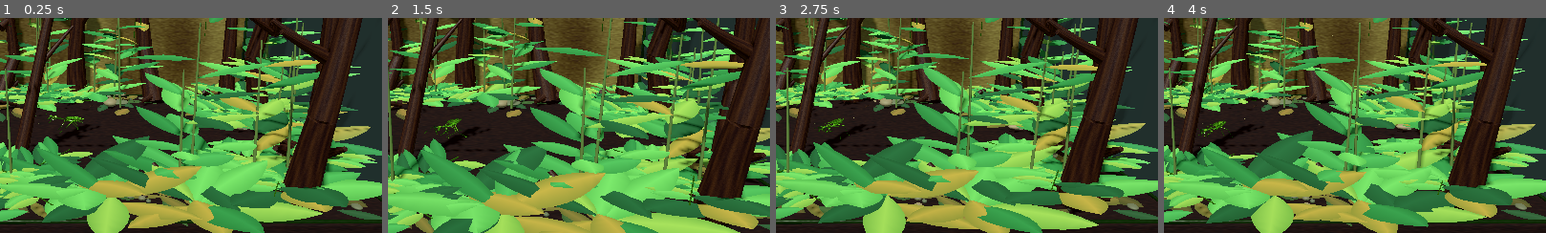
Above: before the commit, frames 1-4 (left to right).
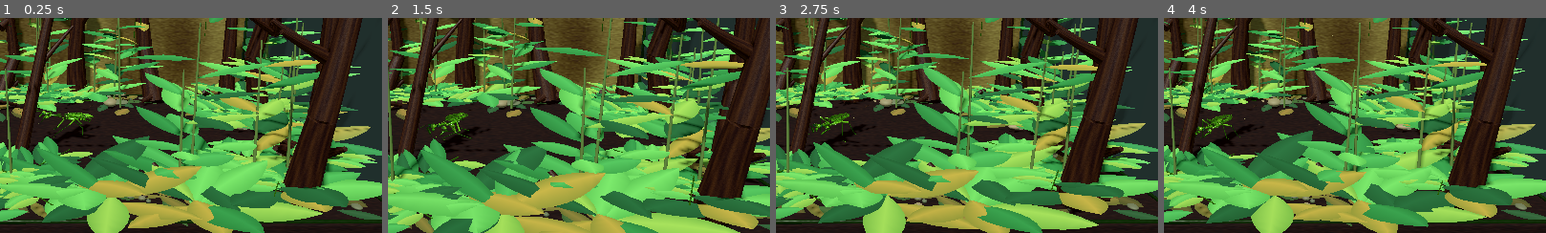
Above: after the commit, the same moments.

Repository: s5vrusg22-stack/LivingTerrarium
Game: Godot game, scene res://scenes/main.tscn
Two runs of this game, one before a commit and one after it. Both use one fixed random seed, a clock stepped at 60 frames per second and the inputs below.
Inputs:
- Up to frame 1 (0.25 s): no input
- Up to frame 2 (1.5 s): click "☰ 관리 메뉴" at 0.5 s; click "+" at 1.25 s
- Up to frame 3 (2.75 s): click "−" at 2 s
- Up to frame 4 (4 s): click "맞춤" at 2.75 s; click "☰ 관리 메뉴" at 3.5 s
The pictures show only the part of the screen within x 41-91%, y 33-83%; the shares and areas given below are measured in that part.

The runs differ from the first frame. In frame 1, 0.5% of the frame differs, in the area x 4-25%, y 42-57%; in frame 2, 0.5%; in frame 3, 0.4%; in frame 4, 0.4%.

Commit message:
Enlarge mantis and add natural walking sway

Diff:
--- a/scripts/main.gd
+++ b/scripts/main.gd
@@ -25,6 +25,7 @@
 var orbit_distance := 5.3
 const CAMERA_MIN_DISTANCE := 0.65
 const CAMERA_MAX_DISTANCE := 13.0
+const BASE_MANTIS_SCALE := 0.46
 const WALK_BOUND_X := 2.18
 const WALK_BOUND_Z := 1.42
 const PREY_BOUND_X := 2.36
@@ -56,6 +57,8 @@
 var wing_pivots: Array[Node3D] = []
 var leg_pivots: Array[Node3D] = []
 var gait_segments: Array = []
+var gait_joints: Array = []
+var leg_spurs: Array = []
 var gait_feet: Array[Vector3] = []
 var abdomen: Node3D
 var prey_velocities: Dictionary = {}
@@ -569,7 +572,7 @@
     animal = Node3D.new()
     animal.name = "Mantis_01"
     animal.position = Vector3(0, -0.38, 0)
-    animal.scale = Vector3.ONE * (0.32 * (0.80 + growth * 0.30))
+    animal.scale = Vector3.ONE * (BASE_MANTIS_SCALE * (0.80 + growth * 0.30))
     add_child(animal)
     var mint := Color(0.42, 0.60, 0.24)
     var mint_light := Color(0.63, 0.73, 0.38)
@@ -669,16 +672,26 @@
             joint.position = Vector3(side * 0.052, 0.19, leg_z)
             animal.add_child(joint)
             _segment(joint, Vector3.ZERO, Vector3(side * 0.075, -0.005, 0.025), 0.014, mint_shadow)
-            var upper := _make_gait_bone(joint, 0.011, mint_light)
-            var lower := _make_gait_bone(joint, 0.008, mint_shadow)
+            var upper := _make_gait_bone(joint, 0.019, mint_light)
+            var lower := _make_gait_bone(joint, 0.011, mint_shadow)
             leg_pivots.append(joint)
             gait_segments.append([upper, lower])
+            var hip_joint := _make_gait_joint(joint, 0.019, mint_shadow)
+            var knee_joint := _make_gait_joint(joint, 0.016, mint_light)
+            var ankle_joint := _make_gait_joint(joint, 0.012, mint_shadow)
+            gait_joints.append([hip_joint, knee_joint, ankle_joint])
+            var tibial_spurs: Array[MeshInstance3D] = []
+            for spur_index in range(5):
+                var spur := _make_gait_bone(joint, 0.0038, mint_shadow)
+                spur.name = "WalkingTibiaSpur_%d_%d_%d" % [int(side), i, spur_index]
+                tibial_spurs.append(spur)
+            leg_spurs.append(tibial_spurs)
             var leg_foot := Vector3(side * 0.32, -0.47, leg_z + (0.19 if i == 0 else 0.22))
             gait_feet.append(leg_foot)
             step_targets.append(leg_foot)
             var tarsomeres: Array[MeshInstance3D] = []
             for tarsomere_index in range(5):
-                var tarsomere := _make_gait_bone(joint, 0.0045 - float(tarsomere_index) * 0.00038, mint_shadow)
+                var tarsomere := _make_gait_bone(joint, 0.0050 - float(tarsomere_index) * 0.00042, mint_shadow)
                 tarsomere.name = "Tarsomere_%d_%d_%d" % [int(side), i, tarsomere_index]
                 tarsomeres.append(tarsomere)
             foot_tarsi.append(tarsomeres)
@@ -706,33 +719,33 @@
         foreleg.add_child(elbow)
         # A broad, flattened femoral blade makes the mantis's capture arm
         # unmistakable; alternating inner spines oppose the tibial teeth.
-        _ellipsoid_limb(foreleg, coxa_end, femur_end, 0.055, mint_light)
-        _ellipsoid_limb(foreleg, coxa_end.lerp(femur_end, 0.08), coxa_end.lerp(femur_end, 0.92), 0.026, mint)
-        _ellipsoid_limb(foreleg, coxa_end.lerp(femur_end, 0.10) + Vector3(0.0, 0.030, 0.0), coxa_end.lerp(femur_end, 0.90) + Vector3(0.0, 0.030, 0.0), 0.010, mint_light)
+        _ellipsoid_limb(foreleg, coxa_end, femur_end, 0.067, mint_light)
+        _ellipsoid_limb(foreleg, coxa_end.lerp(femur_end, 0.08), coxa_end.lerp(femur_end, 0.92), 0.031, mint)
+        _ellipsoid_limb(foreleg, coxa_end.lerp(femur_end, 0.10) + Vector3(0.0, 0.034, 0.0), coxa_end.lerp(femur_end, 0.90) + Vector3(0.0, 0.034, 0.0), 0.012, mint_light)
         _part(foreleg, femur_end, Vector3(0.023, 0.023, 0.025), mint_shadow)
         for spine_index in range(11):
             var t: float = 0.08 + float(spine_index) * 0.083
             var base: Vector3 = coxa_end.lerp(femur_end, t)
-            var spine_tip: Vector3 = base + Vector3(-side * (0.043 if spine_index % 2 == 0 else 0.052), 0.003, -0.016)
-            _segment(foreleg, base, spine_tip, 0.0065 if spine_index % 2 == 0 else 0.0055, mint_shadow)
+            var spine_tip: Vector3 = base + Vector3(-side * (0.052 if spine_index % 2 == 0 else 0.061), 0.003, -0.018)
+            _segment(foreleg, base, spine_tip, 0.0075 if spine_index % 2 == 0 else 0.0065, mint_shadow)
         # Two longer discoidal spines make the prey-facing femur edge distinct
         # from the shorter comb of marginal teeth.
         for spine_index in range(2):
             var t: float = 0.43 + float(spine_index) * 0.19
             var base: Vector3 = coxa_end.lerp(femur_end, t)
-            var spine_tip: Vector3 = base + Vector3(-side * 0.069, 0.004, -0.022)
-            _segment(foreleg, base, spine_tip, 0.009, mint_shadow)
+            var spine_tip: Vector3 = base + Vector3(-side * 0.080, 0.004, -0.024)
+            _segment(foreleg, base, spine_tip, 0.010, mint_shadow)
         var claw := Node3D.new()
         claw.name = "ForelegTibia_%d" % int(side)
         elbow.add_child(claw)
         var tibia_end := Vector3(-side * 0.15, -0.13, -0.115)
-        _ellipsoid_limb(claw, Vector3.ZERO, tibia_end, 0.024, mint)
+        _ellipsoid_limb(claw, Vector3.ZERO, tibia_end, 0.030, mint)
         _part(claw, Vector3.ZERO, Vector3(0.020, 0.020, 0.020), mint_shadow)
         for spine_index in range(11):
             var t: float = 0.08 + float(spine_index) * 0.083
             var base: Vector3 = tibia_end * t
-            var tooth_length: float = 0.041 if spine_index % 3 == 1 else 0.030
-            _segment(claw, base, base + Vector3(side * tooth_length, 0.006, -0.014), 0.0055 if spine_index % 3 else 0.0065, mint_shadow)
+            var tooth_length: float = 0.050 if spine_index % 3 == 1 else 0.036
+            _segment(claw, base, base + Vector3(side * tooth_length, 0.006, -0.014), 0.0060 if spine_index % 3 else 0.0070, mint_shadow)
         var tarsal_palm := tibia_end + Vector3(-side * 0.018, -0.006, -0.035)
         _ellipsoid_limb(claw, tibia_end, tarsal_palm, 0.009, mint_shadow)
         _ellipsoid_limb(claw, tarsal_palm, tarsal_palm + Vector3(-side * 0.028, -0.004, -0.038), 0.0055, mint_light)
@@ -744,9 +757,9 @@
 func _create_mantis_wing(parent: Node3D, side: float, hindwing: bool) -> void:
     var segments := 32
     var start_z: float = -0.015 if hindwing else -0.13
-    var end_z: float = 0.57 if hindwing else 0.64
+    var end_z: float = 0.68 if hindwing else 0.70
     var y: float = 0.245 if hindwing else 0.272
-    var max_width: float = 0.34 if hindwing else 0.15
+    var max_width: float = 0.39 if hindwing else 0.18
     var hinge := Vector3(side * 0.035, y, start_z)
     var vertices := PackedVector3Array()
     var normals := PackedVector3Array()
@@ -799,7 +812,7 @@
     wing_pivot.set_meta("hindwing", hindwing)
     if hindwing:
         # The broad membrane stays folded beneath the tegmina while resting.
-        wing_pivot.scale.x = 0.36
+        wing_pivot.scale.x = 0.45
     parent.add_child(wing_pivot)
     var wing_instance := MeshInstance3D.new()
     wing_instance.name = "WingMembrane"
@@ -1594,7 +1607,7 @@
             molt_progress = 0.0
             molt_count += 1
             growth = minf(1.0, growth + 0.13)
-            animal.scale = Vector3.ONE * (0.32 * (0.80 + growth * 0.30))
+            animal.scale = Vector3.ONE * (BASE_MANTIS_SCALE * (0.80 + growth * 0.30))
             hunger = minf(100.0, hunger + 12.0)
             energy = maxf(15.0, energy - 22.0)
     elif life_age > 150.0 * float(molt_count + 1) and molt_count < 5 and hunger < 65.0 and stress < 40.0:
@@ -1824,7 +1837,7 @@
     life_age = maxf(0.0, float(parsed.get("life_age", 0.0)))
     molt_count = clampi(int(parsed.get("molt_count", 0)), 0, 5)
     growth = clampf(float(parsed.get("growth", 0.35)), 0.35, 1.0)
-    animal.scale = Vector3.ONE * (0.32 * (0.80 + growth * 0.30))
+    animal.scale = Vector3.ONE * (BASE_MANTIS_SCALE * (0.80 + growth * 0.30))
     hunger = clampf(float(parsed.get("hunger", 32.0)), 0.0, 100.0)
     energy = clampf(float(parsed.get("energy", 86.0)), 0.0, 100.0)
     stress = clampf(float(parsed.get("stress", 12.0)), 0.0, 100.0)
@@ -1894,6 +1907,17 @@
     bone.material_override = _cuticle_material(tint)
     parent.add_child(bone)
     return bone
+
+func _make_gait_joint(parent: Node3D, radius: float, tint: Color) -> MeshInstance3D:
+    var joint := MeshInstance3D.new()
+    var mesh := SphereMesh.new()
+    mesh.radial_segments = 12
+    mesh.rings = 8
+    joint.mesh = mesh
+    joint.scale = Vector3.ONE * radius
+    joint.material_override = _cuticle_material(tint)
+    parent.add_child(joint)
+    return joint
 
 func _pose_gait_bone(bone: MeshInstance3D, a: Vector3, b: Vector3) -> void:
     var direction := b - a
@@ -2030,6 +2054,8 @@
     var flight_pose_blend: float = flight_t * flight_t * (3.0 - 2.0 * flight_t)
     movement_blend = move_toward(movement_blend, 1.0 if walking else 0.0, dt * 3.0)
     walking_phase += dt * (3.2 if next_state == "CLIMB" else 5.5 if next_state == "HUNT" else 7.0)
+    var gait_sway: float = sin(walking_phase) * movement_blend
+    var counter_sway: float = sin(walking_phase + PI) * movement_blend
     foot_contact_hits = 0
     # Climbing feet are placed on the branch cylinder; flight legs tuck beneath
     # the thorax rather than reaching toward a stale floor contact.
@@ -2102,6 +2128,16 @@
         var knee := _solve_leg_knee(Vector3.ZERO, foot, 0.31, 0.49, side)
         _pose_gait_bone(gait_segments[i][0], Vector3.ZERO, knee)
         _pose_gait_bone(gait_segments[i][1], knee, foot)
+        var joints: Array = gait_joints[i]
+        joints[0].position = Vector3.ZERO
+        joints[1].position = knee
+        joints[2].position = foot
+        var spurs: Array = leg_spurs[i]
+        for spur_index in range(spurs.size()):
+            var spur_t: float = 0.18 + float(spur_index) * 0.15
+            var spur_base: Vector3 = knee.lerp(foot, spur_t)
+            var spur_length: float = 0.022 if spur_index % 2 == 0 else 0.017
+            _pose_gait_bone(spurs[spur_index], spur_base, spur_base + Vector3(side * spur_length, 0.004, -0.010))
         var tarsus_offset := Vector3(side * lerpf(0.085, 0.045, flight_pose_blend), lerpf(-0.014, 0.032, flight_pose_blend), -0.025 if index == 0 else 0.025)
         var tarsus_end := foot + tarsus_offset
         var tarsomeres: Array = foot_tarsi[i]
@@ -2182,7 +2218,8 @@
     for i in range(antennae.size()):
         var antenna_speed := 5.5 if next_state == "ALERT" else 2.3
         var amplitude := 0.29 if next_state == "ALERT" else 0.16
-        antennae[i].rotation.y = sin(elapsed * antenna_speed + float(i) * 1.5) * amplitude
+        var step_sway: float = sin(walking_phase + float(i) * PI) * 0.045 * movement_blend
+        antennae[i].rotation.y = sin(elapsed * antenna_speed + float(i) * 1.5) * amplitude + step_sway
     for i in range(mandibles.size()):
         var chew_motion: float = sin(animation_clock * 6.2 + float(i) * PI) * 0.12 if next_state == "FEED" else 0.0
         mandibles[i].rotation.y = lerpf(mandibles[i].rotation.y, chew_motion, clampf(dt * 12.0, 0.0, 1.0))
@@ -2197,8 +2234,12 @@
         elif target_prey != null and is_instance_valid(target_prey):
             var local_target := animal.to_local(target_prey.global_position)
             desired_head_yaw = clampf(atan2(-local_target.x, -local_target.z), -0.60, 0.60)
+        if walking:
+            desired_head_yaw += counter_sway * 0.045
         head_pivot.rotation.y = lerp_angle(head_pivot.rotation.y, desired_head_yaw, clampf(dt * 5.0, 0.0, 1.0))
         var head_pitch := -0.14 if next_state == "HUNT" else -0.22 if next_state == "FEED" else 0.0
+        if walking:
+            head_pitch += sin(walking_phase * 2.0) * 0.018 * movement_blend
         head_pivot.rotation.x = lerpf(head_pivot.rotation.x, head_pitch, clampf(dt * 4.0, 0.0, 1.0))
     if thorax_pivot != null:
         var thorax_target := sin(elapsed * 1.6) * 0.012
@@ -2208,7 +2249,11 @@
             thorax_target -= 0.16
         elif next_state == "FEED":
             thorax_target -= 0.045
+        if walking:
+            thorax_target += gait_sway * 0.035
         thorax_pivot.rotation.x = lerpf(thorax_pivot.rotation.x, thorax_target, clampf(dt * 5.0, 0.0, 1.0))
+        var thorax_yaw_target: float = gait_sway * 0.030 if walking else 0.0
+        thorax_pivot.rotation.y = lerpf(thorax_pivot.rotation.y, thorax_yaw_target, clampf(dt * 4.0, 0.0, 1.0))
     if abdomen != null:
         var abdomen_target := sin(elapsed * 1.3) * 0.018
         if next_state == "ALERT":
@@ -2219,20 +2264,34 @@
             abdomen_target += 0.22
         elif next_state == "FEED":
             abdomen_target += sin(animation_clock * 2.6) * 0.012
+        if walking:
+            abdomen_target += counter_sway * 0.028
         abdomen.rotation.x = lerpf(abdomen.rotation.x, abdomen_target, clampf(dt * 4.0, 0.0, 1.0))
+        var abdomen_yaw_target: float = gait_sway * 0.040 if walking else 0.0
+        abdomen.rotation.y = lerpf(abdomen.rotation.y, abdomen_yaw_target, clampf(dt * 3.5, 0.0, 1.0))
     if next_state == "FEED" and feed_demo_prey != null and is_instance_valid(feed_demo_prey):
         feed_demo_prey.position = Vector3(0.0, 0.20 + sin(animation_clock * 2.4) * 0.0015, -0.70)
     for wing_pivot in wing_pivots:
         var wing_side := float(wing_pivot.get_meta("wing_side"))
         var is_hindwing := bool(wing_pivot.get_meta("hindwing"))
-        var desired_spread: float = lerpf(0.36, 1.0, flight_pose_blend) if is_hindwing else 1.0
+        var desired_spread: float = lerpf(0.45, 1.0, flight_pose_blend) if is_hindwing else 1.0
         wing_pivot.scale.x = lerpf(wing_pivot.scale.x, desired_spread, clampf(dt * 5.0, 0.0, 1.0))
         var flap_amplitude: float = (0.70 if is_hindwing else 0.56) * flight_pose_blend
         var target_flap := sin(animation_clock * 36.0 + (0.34 if is_hindwing else 0.0)) * flap_amplitude * wing_side if next_state == "FLY" else sin(elapsed * 1.4 + (PI if is_hindwing else 0.0)) * 0.025 * wing_side
         wing_pivot.rotation.z = lerpf(wing_pivot.rotation.z, target_flap, clampf(dt * 22.0, 0.0, 1.0))
     if not (next_state == "CLIMB" and climb_active):
-        var body_roll_target := sin(elapsed * 5.0) * 0.05 if molting else sin(animation_clock * 0.85) * 0.065 * flight_pose_blend if next_state == "FLY" else 0.0
-        var body_pitch_target := (-0.08 - sin(animation_clock * 1.6) * 0.028) * flight_pose_blend if next_state == "FLY" else -0.035 if next_state == "FEED" else 0.0
+        var body_roll_target := 0.0
+        var body_pitch_target := 0.0
+        if molting:
+            body_roll_target = sin(elapsed * 5.0) * 0.05
+        elif next_state == "FLY":
+            body_roll_target = sin(animation_clock * 0.85) * 0.065 * flight_pose_blend
+            body_pitch_target = (-0.08 - sin(animation_clock * 1.6) * 0.028) * flight_pose_blend
+        elif walking:
+            body_roll_target = gait_sway * 0.070
+            body_pitch_target = sin(walking_phase * 2.0) * 0.018 * movement_blend
+        elif next_state == "FEED":
+            body_pitch_target = -0.035
         animal.rotation.z = lerpf(animal.rotation.z, body_roll_target, clampf(dt * 4.0, 0.0, 1.0))
         animal.rotation.x = lerpf(animal.rotation.x, body_pitch_target, clampf(dt * 3.2, 0.0, 1.0))
     if animation_preview == "STRIKE" and preview_strike_clock <= 0.0:
